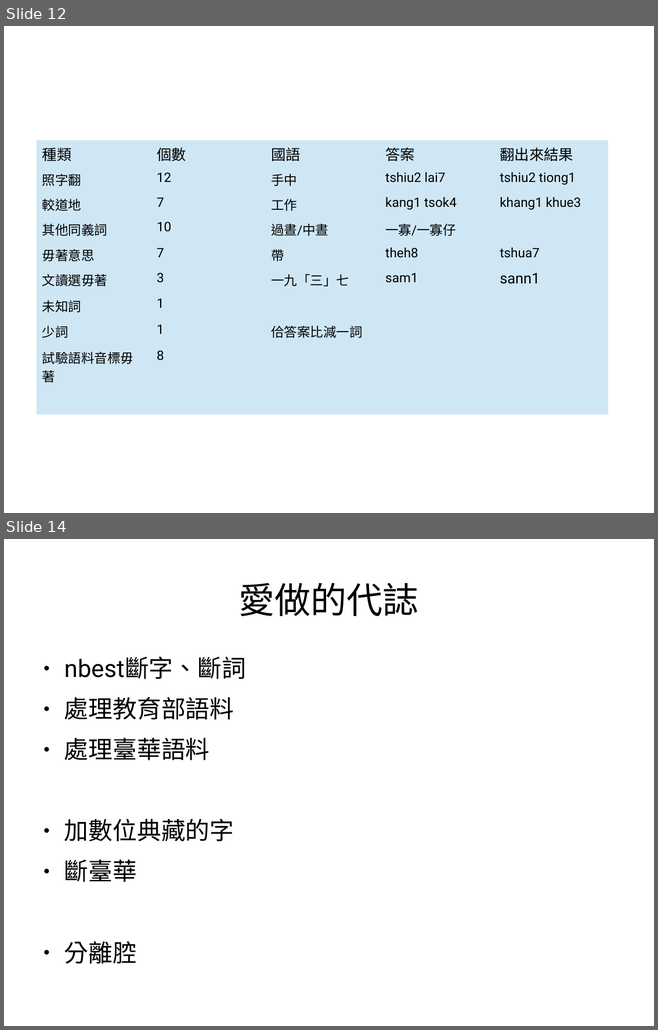
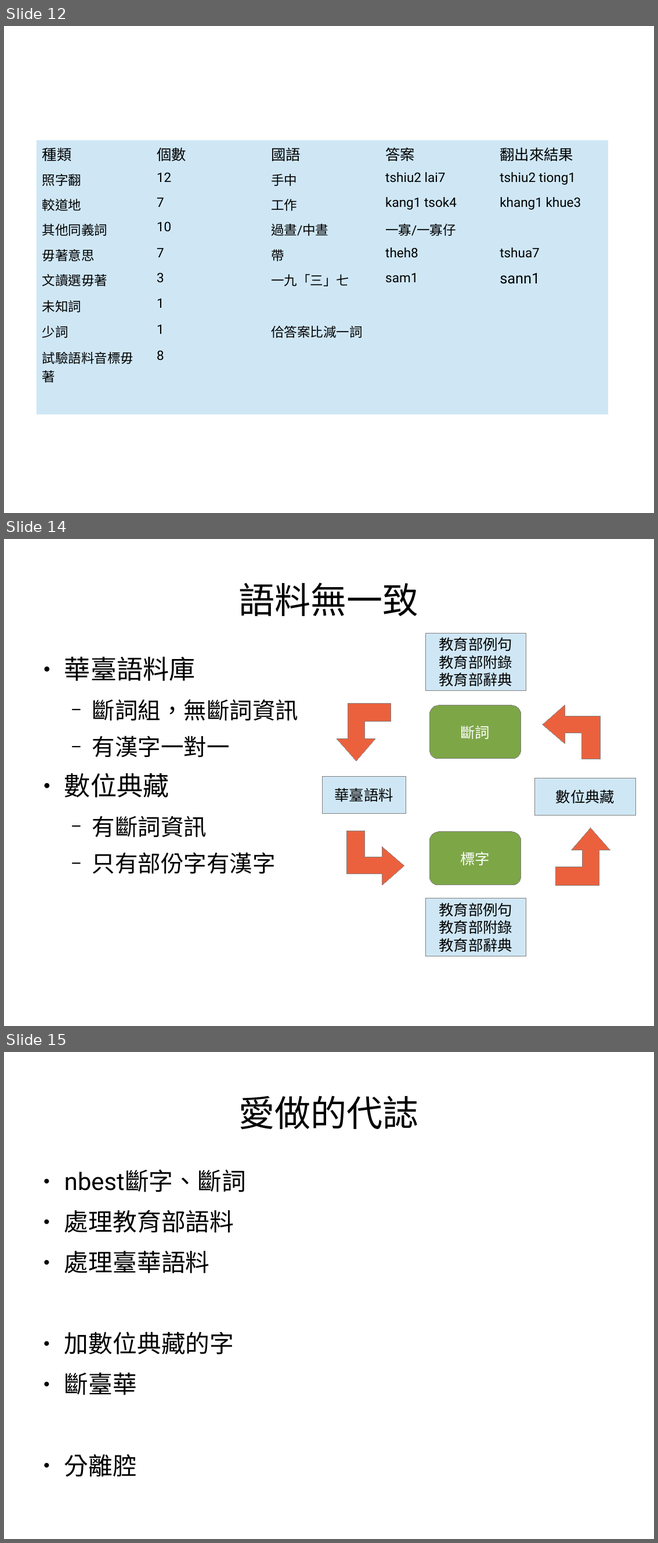
Before and after one commit to sih4sing5hong5/po3-ko3_tau5-iann2-phinn3, a slide deck: 翻譯報告.odp. Shown one above the other, each under a label of ours: slides 12 and 14 before the commit, slides 12, 14 and 15 after it; the slides between them are not shown. The pictures are 658x1030 and 658x1543 pixels, drawn with LibreOffice and Linux fonts; fonts in the diff are those of the drawing. Boxes give left, top, right and bottom in pixels: in the first picture for what was removed or moved away, otherwise in the second. Text is boxed around its words. In the diff, an @@ line names an element or a change of style, - is before the commit and + after.

```diff
--- a/翻譯報告.odp
+++ b/翻譯報告.odp
@@ slide 14 added at <box>4,539,654,1026</box>, background #FFFFFF @@
@@ title added at <box>239,583,419,616</box>, 44 pt, text #000000 @@
+語料無一致
@@ rectangle added at <box>426,634,526,691</box>, fill #CFE7F5, outline #808080 0 pt, 18 pt, text #000000 @@
+教育部例句
+教育部附錄
+教育部辭典
@@ text added at <box>64,657,298,874</box>, 28 pt, text #000000 @@
+● 華臺語料庫
+  − 斷詞組，無斷詞資訊
+  − 有漢字一對一
+● 數位典藏
+  − 有斷詞資訊
+  − 只有部份字有漢字
@@ freeform shape added at <box>337,704,391,761</box>, fill #EB613D, outline #808080 0 pt @@
@@ rounded rectangle added at <box>430,705,521,759</box>, fill #7DA647, outline #808080 0 pt, 18 pt, text #FFFFFF @@
+斷詞
@@ freeform shape added at <box>542,705,600,759</box>, fill #EB613D, outline #808080 0 pt @@
@@ rectangle added at <box>322,777,405,814</box>, fill #CFE7F5, outline #808080 0 pt, 18 pt, text #000000 @@
+華臺語料
@@ rectangle added at <box>535,779,635,816</box>, fill #CFE7F5, outline #808080 0 pt, 18 pt, text #000000 @@
+數位典藏
@@ freeform shape added at <box>346,831,404,885</box>, fill #EB613D, outline #808080 0 pt @@
@@ rounded rectangle added at <box>430,832,521,886</box>, fill #7DA647, outline #808080 0 pt, 18 pt, text #FFFFFF @@
+標字
@@ freeform shape added at <box>556,828,610,886</box>, fill #EB613D, outline #808080 0 pt @@
@@ rectangle added at <box>426,899,526,957</box>, fill #CFE7F5, outline #808080 0 pt, 18 pt, text #000000 @@
+教育部例句
+教育部附錄
+教育部辭典
@@ what was slide 14 is now slide 15 @@
```
Also in this commit, not shown: 2 slides changed.
